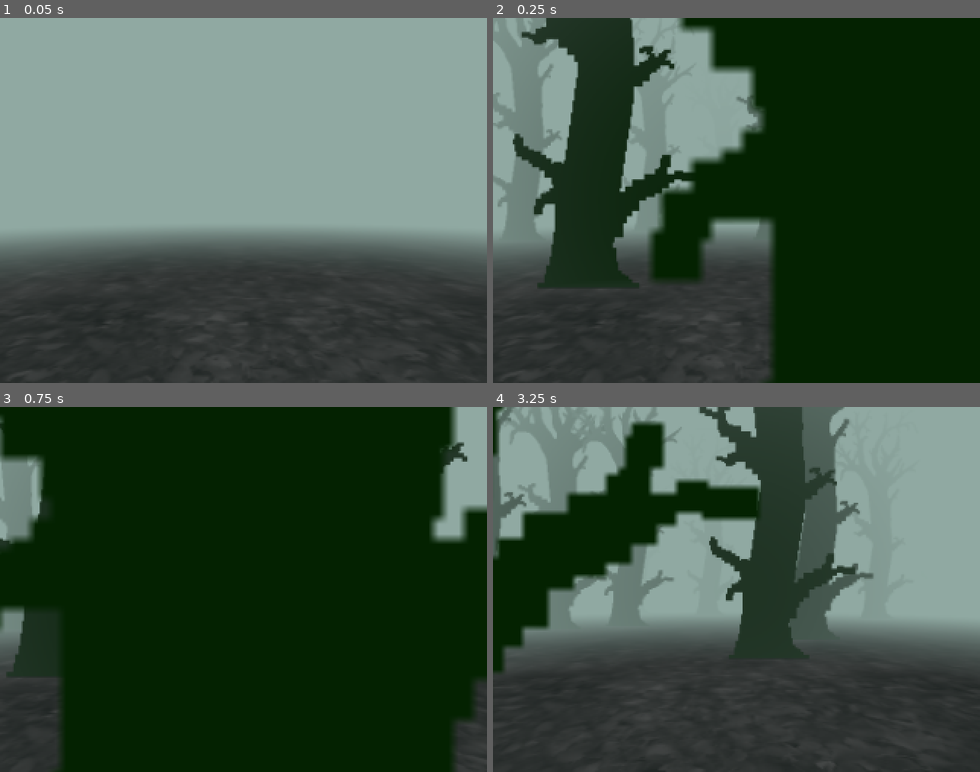
Above: before the commit, frames 1-4 (two rows, left to right).
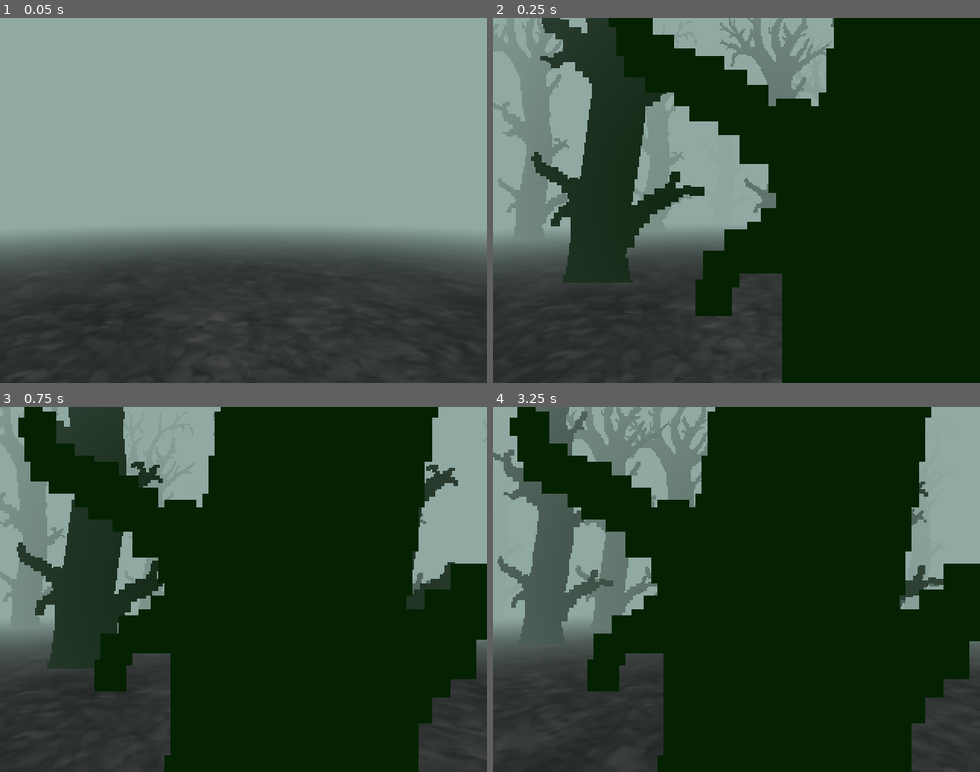
Above: after the commit, the same moments.

Repository: cat-in-the-dark/igrovoe-varenie-5--les
Game: Godot game, scene res://scenes/levels/level_les.tscn
The game is run twice, just before and just after one commit, with the same random seed, the same clock (stepped at 60 frames per second) and the same inputs.
Inputs:
- Up to frame 1 (0.05 s): no input
- Up to frame 2 (0.25 s): no input
- Up to frame 3 (0.75 s): tap Enter at 0.5 s; hold D (move_right) from 0.53 s (still down)
- Up to frame 4 (3.25 s): release D (move_right) at 1.28 s; hold S (move_back) 1.28-2.03 s; hold D (move_right) 2.03-2.78 s; hold W (move_forward) from 2.78 s (still down)

Frame 1 is identical in both runs. In frame 2, 25% of the frame differs, in the area x 0-70%, y 0-100%; in frame 3, 31%; in frame 4, 72%, in the area x 0-100%, y 0-100%.

Commit message:
add colliders for trees

Diff:
--- a/scenes/main/trees/tree.tscn
+++ b/scenes/main/trees/tree.tscn
@@ -2,19 +2,24 @@
 
 [ext_resource type="Texture2D" uid="uid://4b4f44qlgv3s" path="res://scenes/main/trees/tree1.png" id="1_v02rt"]
 
-[sub_resource type="CylinderMesh" id="CylinderMesh_uc1xx"]
-height = 20.0
+[sub_resource type="CylinderShape3D" id="CylinderShape3D_a8d1t"]
+height = 4.0
 
 [node name="Node3D" type="Node3D"]
 
-[node name="MeshInstance3D" type="MeshInstance3D" parent="."]
-transform = Transform3D(1, 0, 0, 0, 1, 0, 0, 0, 1, 0, 10, 0)
-visible = false
-mesh = SubResource("CylinderMesh_uc1xx")
-
 [node name="Sprite3D" type="Sprite3D" parent="."]
+transform = Transform3D(1, 0, 0, 0, 1, 0, 0, 0, 1, 0, -0.16, 0)
 offset = Vector2(0, 180)
 modulate = Color(0.039215688, 0.14117648, 0.03137255, 1)
 pixel_size = 0.02
 billboard = 2
+texture_filter = 0
 texture = ExtResource("1_v02rt")
+region_enabled = true
+region_rect = Rect2(8, 8, 152, 344)
+
+[node name="StaticBody3D" type="StaticBody3D" parent="."]
+
+[node name="CollisionShape3D" type="CollisionShape3D" parent="StaticBody3D"]
+transform = Transform3D(1, 0, 0, 0, 1, 0, 0, 0, 1, 0, 2, 0)
+shape = SubResource("CylinderShape3D_a8d1t")
